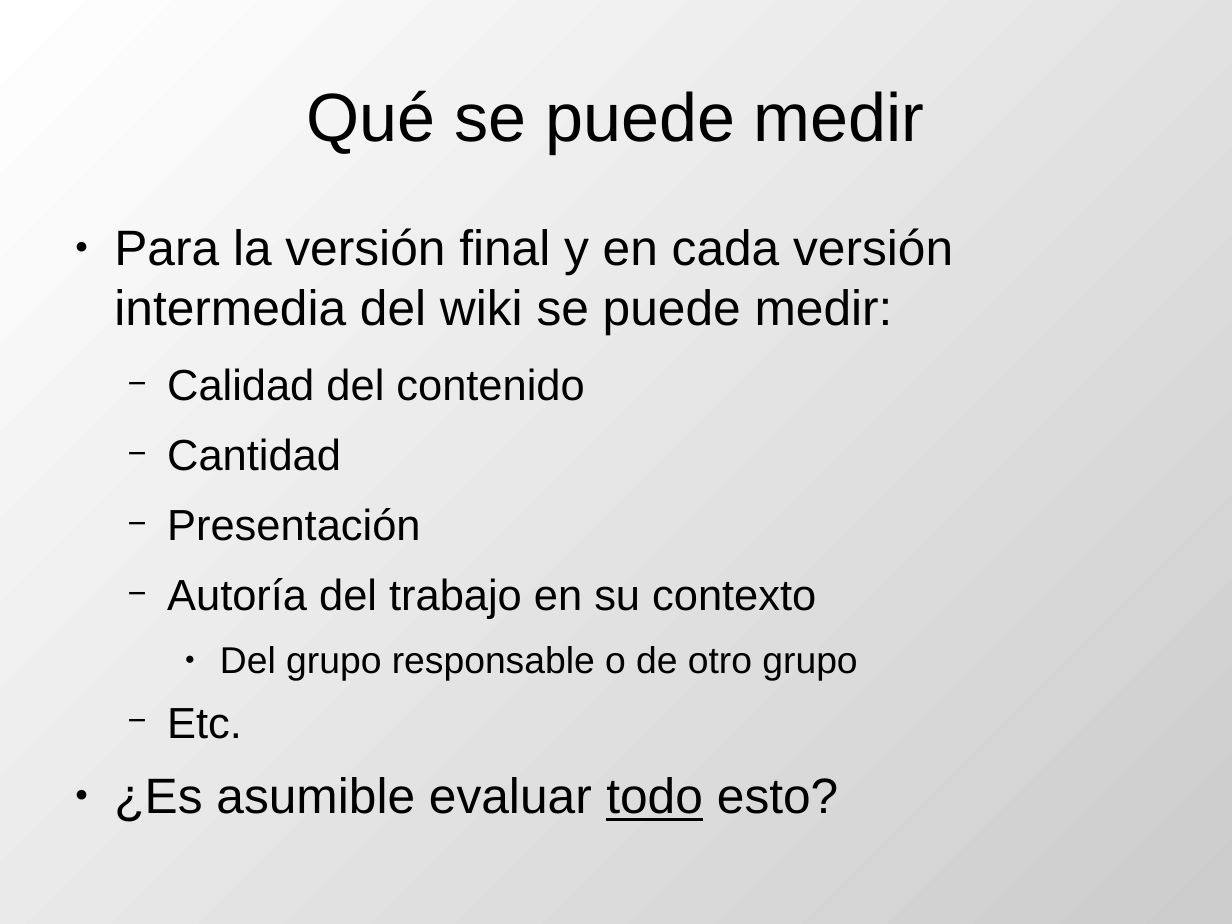
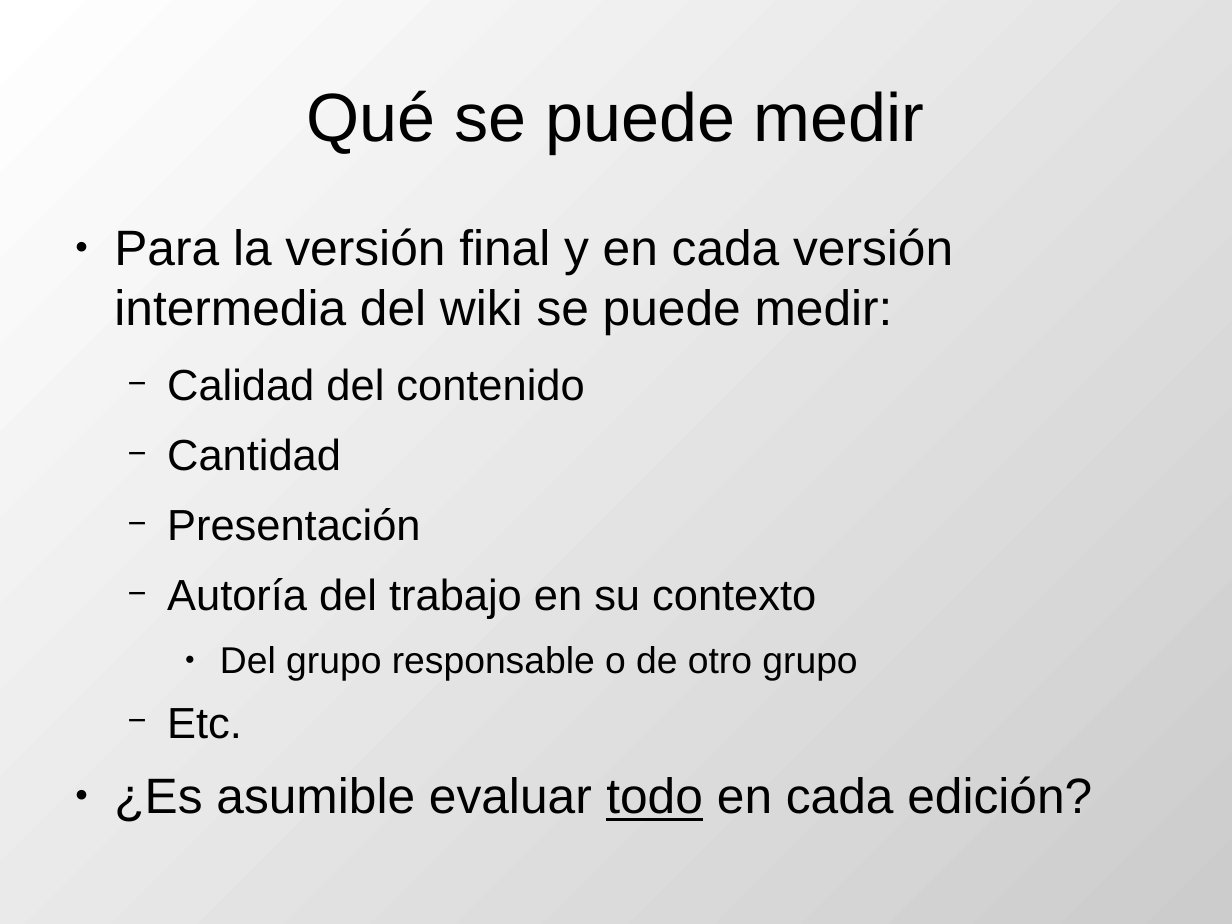
Before and after one commit to DrPantera/wikis4education, a slide deck: slide 10 of uca-2013_07/tema-5-EvaluacionWikis.odp (slide 8 before the commit). Drawn at 1232x924 pixels with LibreOffice and Linux fonts; fonts in the diff are those of the drawing. Boxes give left, top, right and bottom in pixels: in the first picture for what was removed or moved away, otherwise in the second. Text is boxed around its words. In the diff, an @@ line names an element or a change of style, - is before the commit and + after.

```diff
--- a/uca-2013_07/tema-5-EvaluacionWikis.odp
+++ b/uca-2013_07/tema-5-EvaluacionWikis.odp
@@ text at [114,776,1092,822]: text changed @@
-● ¿Es asumible evaluar todo esto?
+● ¿Es asumible evaluar todo en cada edición?
```
Also in this commit, not shown: 2 other slides changed, 2 slides added, 2 other files.
